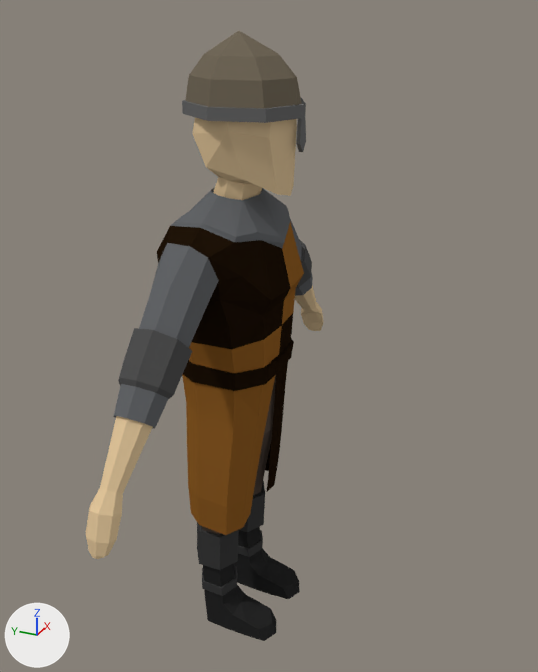
Two versions of the Blender file Models/Light_Knight.blend, one commit apart.
Rendered twice from a 50 mm camera at (-1.91, -0.99, 2.04) aimed at (-0.04, -0.14, 1.11). The axes (+X, +Y, +Z) are drawn at lower left. The lights are the same throughout.

The older version as bpy lines, for what is in view:
```python
me_cube_003 = bpy.data.meshes.new('Cube.003')
me_cube_003.from_pydata(...)  # 907 vertices, 927 faces; spans x -0.76..0.76, y -0.23..0.15, z -0.02..1.96
me_cube_003.materials.append(mat_skin)  # beige #e2c69b
me_cube_003.materials.append(mat_helmettop)  # brown #726959
me_cube_003.materials.append(mat_helmetdown)  # dark grey #6b6b6b
me_cube_003.materials.append(mat_clotharmor)  # dark grey #636568
me_cube_003.materials.append(mat_clothcolor1)  # brown #8f5d26
me_cube_003.materials.append(mat_clothcolor2)  # black #201509
me_cube_003.materials.append(mat_clothcolor3)  # dark grey #505050
me_cube_003.materials.append(mat_legs)  # brown #554941
me_cube_003.materials.append(mat_boots)  # black #292929
me_cube_003.materials.append(mat_boots2)  # black #3d3d3d
ob_lightknight1 = bpy.data.objects.new('LightKnight1', me_cube_003)
ob_lightknight1.location = (0.0, 0.0, 0.0)
```
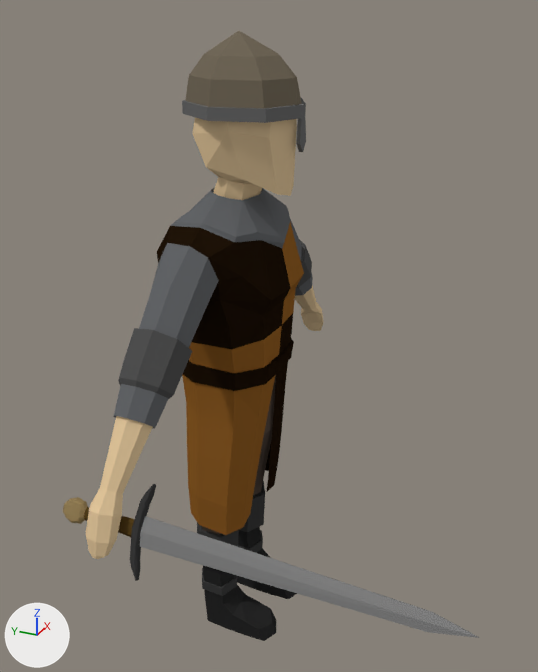
Location of each change, [x1, y1, x2, y2] in pixels of the pictures (538 x 672 px):
'Cube', added
    after: [63, 484, 479, 638]
    faces in mat_blade (grey #818181): [139, 516, 479, 638]
    faces in mat_guard (black #3a3a3a): [130, 484, 156, 581]
    faces in mat_hilt (brown #947f56): [63, 497, 88, 524]
    faces in mat_handle (brown #55401d): [84, 507, 135, 537]

The change, as a list of edits to the scene's bpy script:
```text
Add mat_hilt:
    mat_hilt = diffuse_material('Hilt')
    mat_hilt.base_color = (0.296, 0.213, 0.0937)  # brown #947f56
Add mat_blade:
    mat_blade = diffuse_material('Blade')
    mat_blade.base_color = (0.22, 0.22, 0.22)  # grey #818181
Add mat_handle:
    mat_handle = diffuse_material('Handle')
    mat_handle.base_color = (0.0908, 0.0515, 0.0124)  # brown #55401d
Add mat_guard:
    mat_guard = diffuse_material('Guard')
    mat_guard.base_color = (0.042, 0.042, 0.042)  # black #3a3a3a
Add me_cube_017:
    me_cube_017.from_pydata(...)  # 168 vertices, 172 faces; spans x -4.2..27.2, y -1.9..1.9, z -3.6..3.6
    # faces by material slot: [16, 88, 8, 60]
    me_cube_017.materials.append(mat_blade)  # grey #818181
    me_cube_017.materials.append(mat_guard)  # black #3a3a3a
    me_cube_017.materials.append(mat_handle)  # brown #55401d
    me_cube_017.materials.append(mat_hilt)  # brown #947f56
Add ob_cube:
    ob_cube = bpy.data.objects.new('Cube', me_cube_017)
    ob_cube.location = (-0.689, 0.0, 0.836)
    ob_cube.rotation_euler = (-0.457, 0.0, -1.571)  # degrees (-26, 0, -90)
    ob_cube.scale = (0.0336, 0.0077, 0.0336)
```
